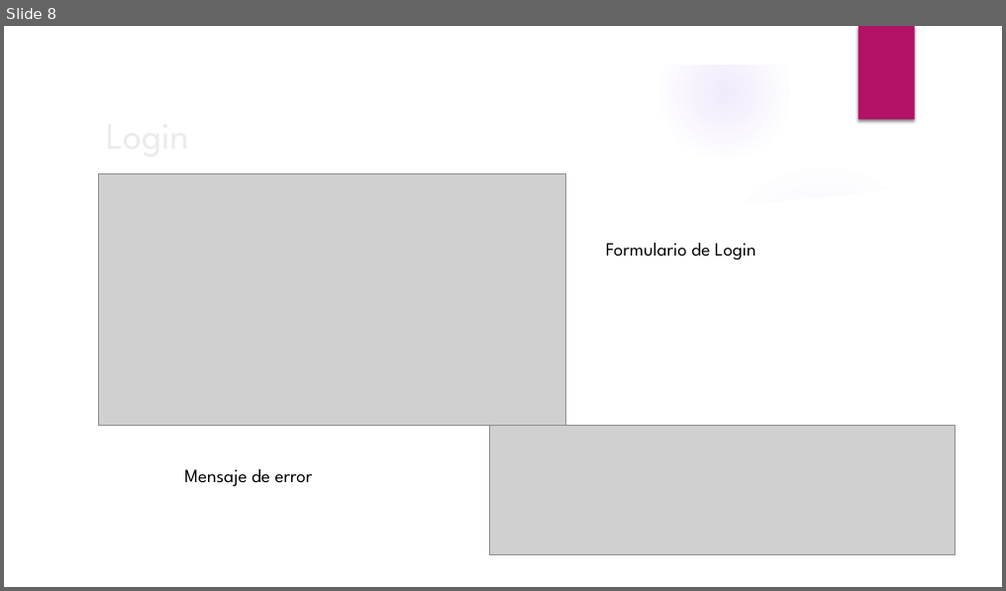
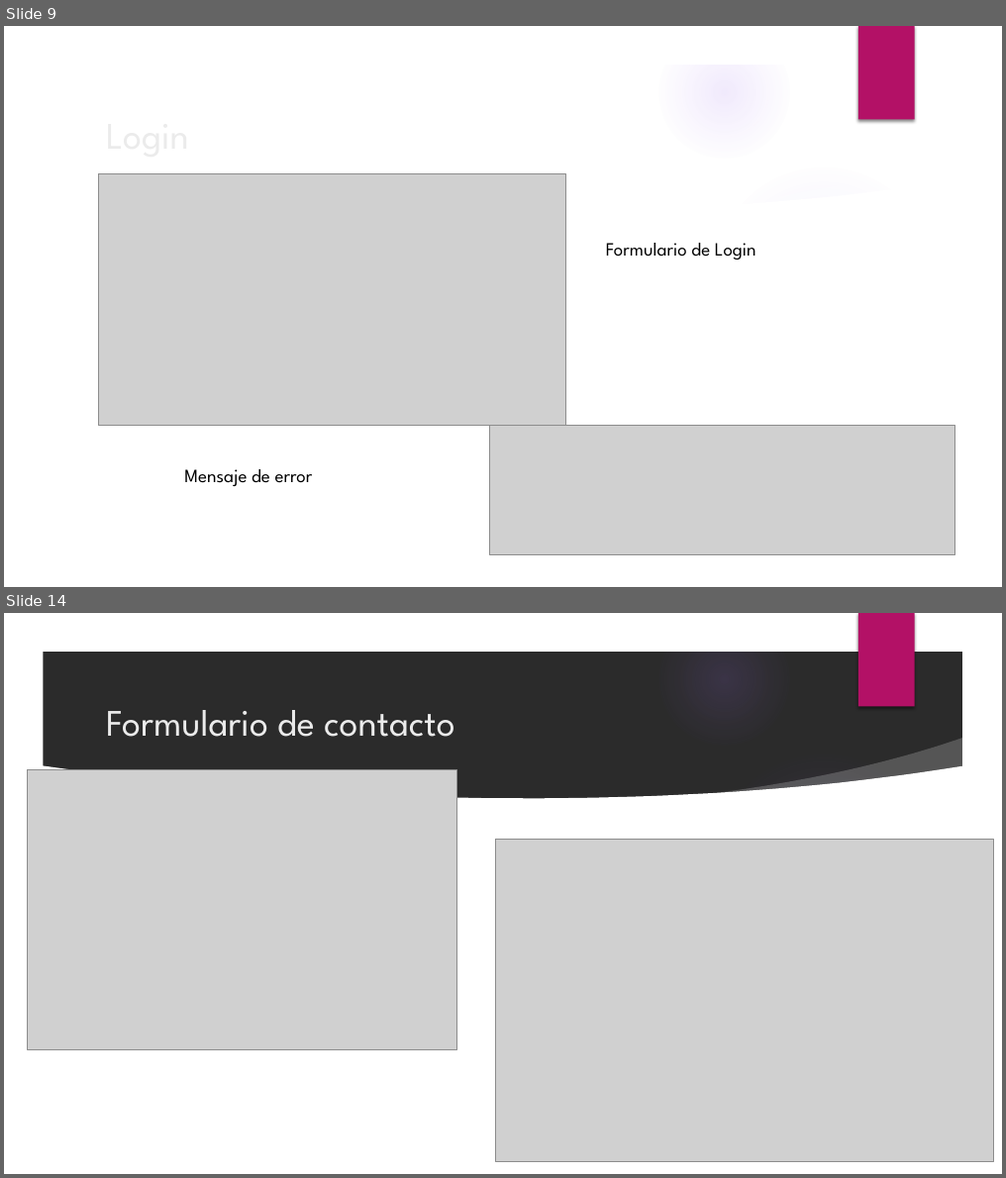
Before and after one commit to KathyLiz/ProyectoJavascript-2, a slide deck: Diapositivas.pptx. Shown one above the other, each under a label of ours: slide 8 before the commit, slides 9 and 14 after it; the slides between them are not shown. The pictures are 1006x591 and 1006x1178 pixels, drawn with LibreOffice and Linux fonts; fonts in the diff are those of the drawing; grey boxes stand for pictures; background and template pictures are left out; a plain dark background stands for a picture behind light text. Boxes give left, top, right and bottom in pixels: in the first picture for what was removed or moved away, otherwise in the second. Text is boxed around its words. In the diff, an @@ line names an element or a change of style, - is before the commit and + after.

```diff
--- a/Diapositivas.pptx
+++ b/Diapositivas.pptx
@@ slide 14 added at [4, 613, 1002, 1174], background picture (left out); not listed: 9 template elements that a slide beside it also shows @@
@@ title added at [106, 710, 455, 737], 36 pt, text #EBEBEB @@
+Formulario de contacto
@@ picture added at [28, 770, 457, 1051] @@
@@ picture added at [495, 839, 994, 1161] @@
@@ what was slide 8 is now slide 9 @@
```
Also in this commit, not shown: 2 slides changed, 5 other slides added, 3 other files.
